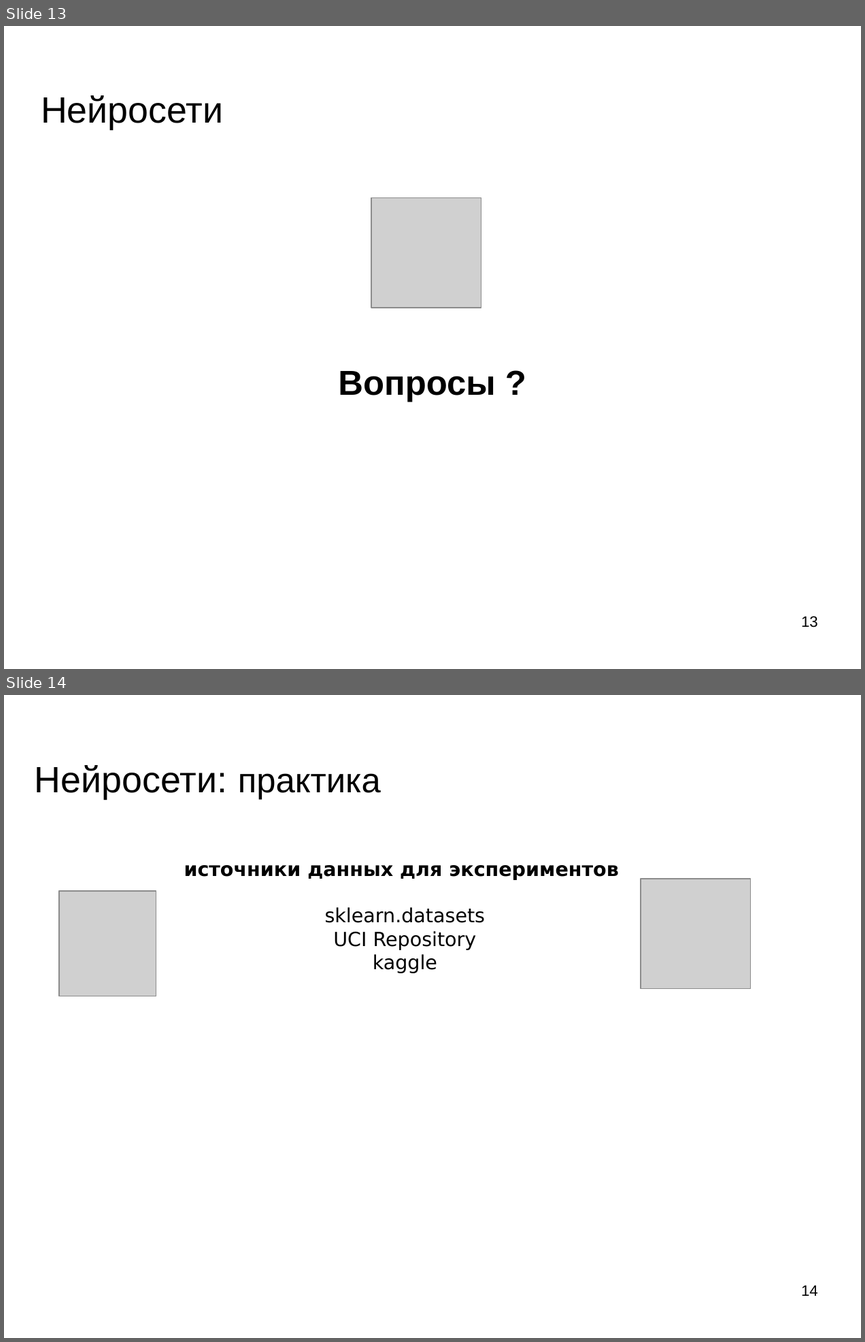
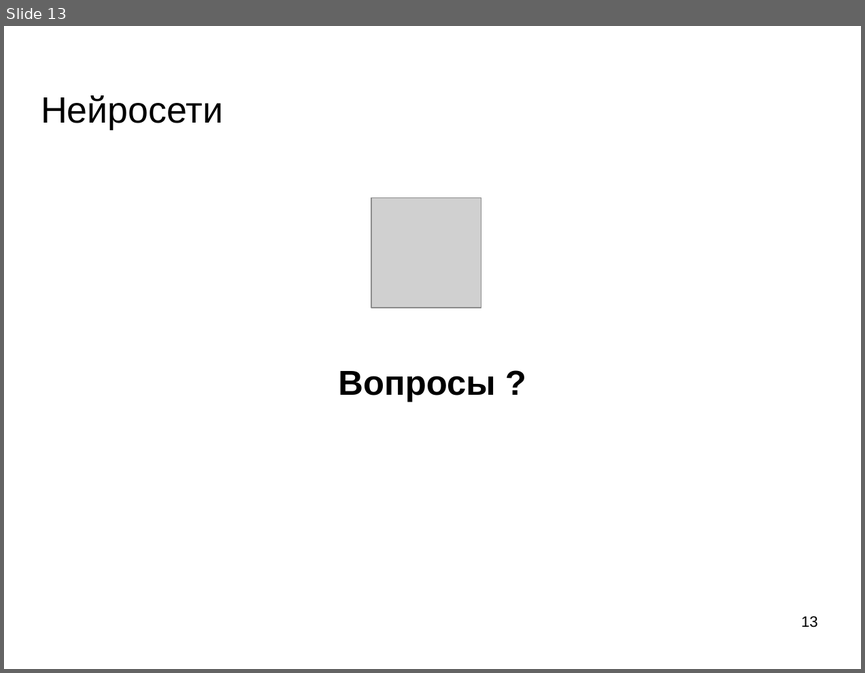
Before and after one commit to mechanoid5/ml_lectorium_legacy, a slide deck: 20-convnet.odp. Shown one above the other, each under a label of ours: slides 13 and 14 before the commit, slide 13 after it. The pictures are 865x1342 and 865x673 pixels, drawn with LibreOffice and Linux fonts; fonts in the diff are those of the drawing; grey boxes stand for pictures; background and template pictures are left out. Boxes give left, top, right and bottom in pixels: in the first picture for what was removed or moved away, otherwise in the second. Text is boxed around its words. In the diff, an @@ line names an element or a change of style, - is before the commit and + after.

```diff
--- a/20-convnet.odp
+++ b/20-convnet.odp
@@ slide 14 removed at [4,695,861,1338], background picture (left out) @@
@@ title removed at [35,765,381,799] @@
-Нейросети: практика
@@ text removed at [184,865,618,973] @@
-источники данных для экспериментов
-sklearn.datasets
-UCI Repository
-kaggle
@@ picture removed at [59,891,156,996] @@
@@ picture removed at [640,879,751,989] @@
@@ page number removed at [801,1285,818,1295] @@
-14
```
Also in this commit, not shown: 5 other files.
